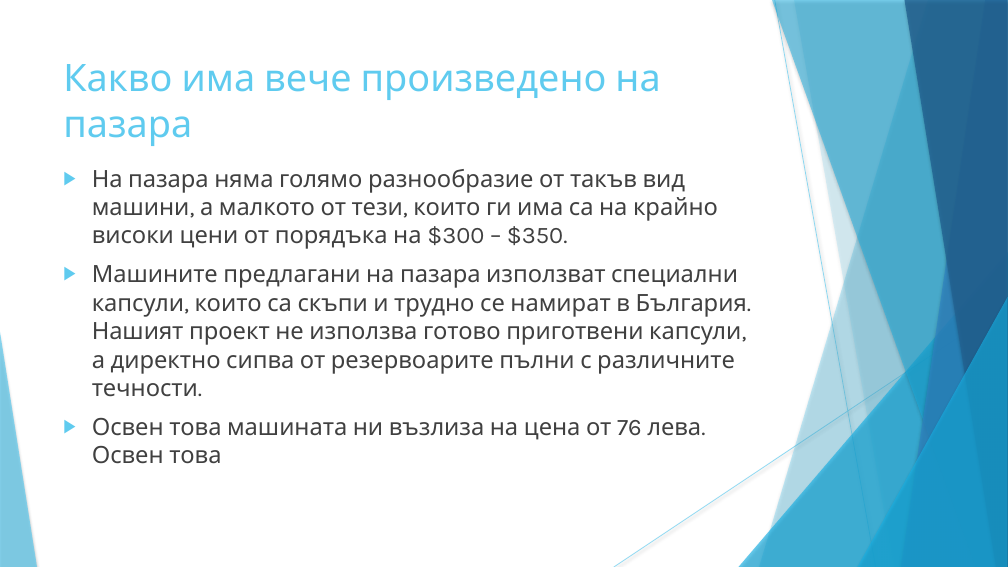
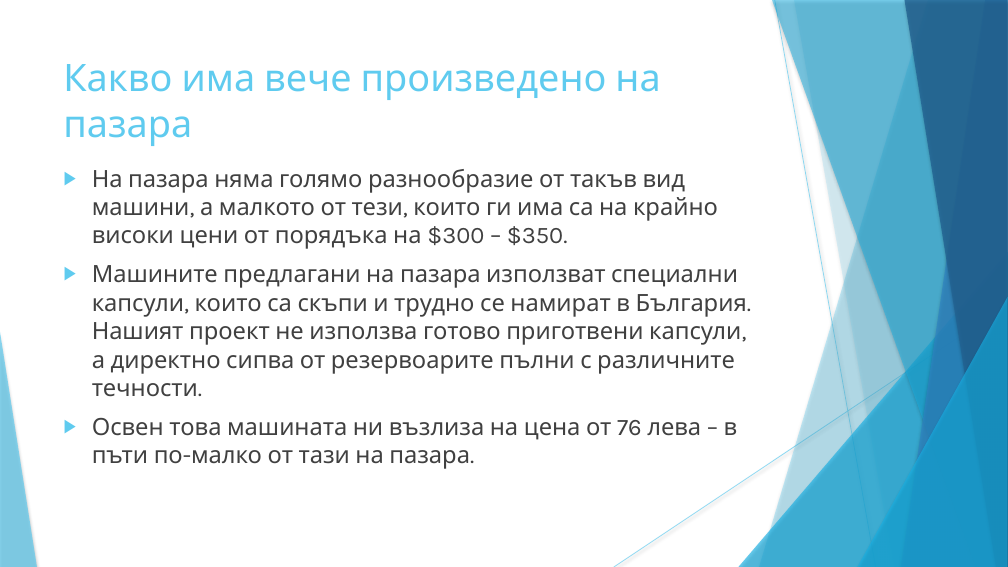
Before and after one commit to Vladikolev0321/Coctail-machine, a slide deck: slide 3 of презентация.pptx. Drawn at 1008x567 pixels with LibreOffice and Linux fonts; fonts in the diff are those of the drawing. Boxes give left, top, right and bottom in pixels: in the first picture for what was removed or moved away, otherwise in the second. Text is boxed around its words. In the diff, an @@ line names an element or a change of style, - is before the commit and + after.

```diff
--- a/презентация.pptx
+++ b/презентация.pptx
@@ text at bbox=[92, 418, 738, 469]: text changed @@
-▶ Освен това машината ни възлиза на цена от 76 лева. Освен това
+▶ Освен това машината ни възлиза на цена от 76 лева – в пъти по-малко от тази на пазара.
```
Also in this commit, not shown: 9 other slides changed, 1 slide added, 1 other file.
